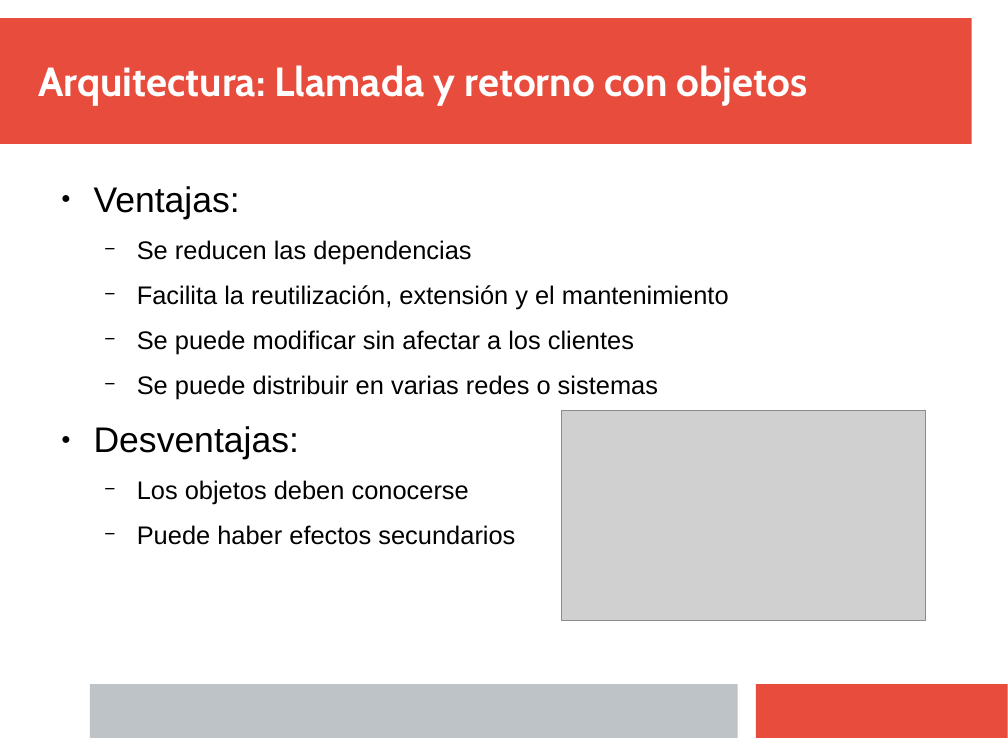
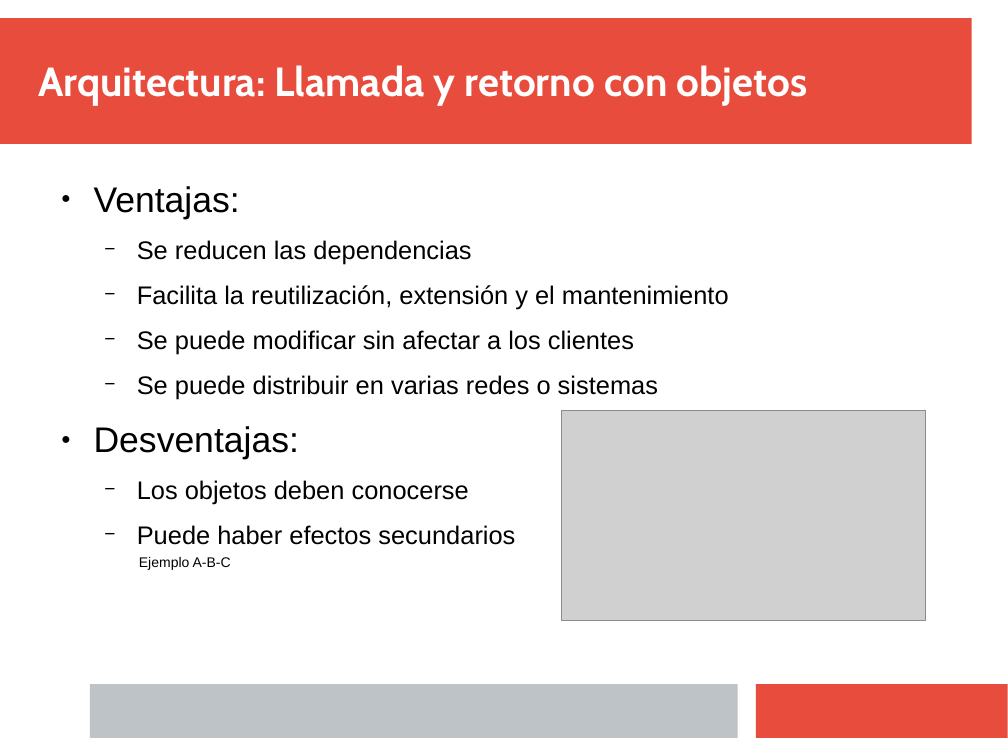
Before and after one commit to Juanba1998/APP-Restaurante, a slide deck: slide 21 of Material/Presentación/Presentacion Final.pptx. Drawn at 1008x756 pixels with LibreOffice and Linux fonts; fonts in the diff are those of the drawing; grey boxes stand for pictures. Boxes give left, top, right and bottom in pixels: in the first picture for what was removed or moved away, otherwise in the second. Text is boxed around its words. In the diff, an @@ line names an element or a change of style, - is before the commit and + after.

```diff
--- a/Material/Presentación/Presentacion Final.pptx
+++ b/Material/Presentación/Presentacion Final.pptx
@@ text added at [139, 557, 231, 570], 11 pt, text #000000 @@
+Ejemplo A-B-C
```
Also in this commit, not shown: 3 other slides changed.
